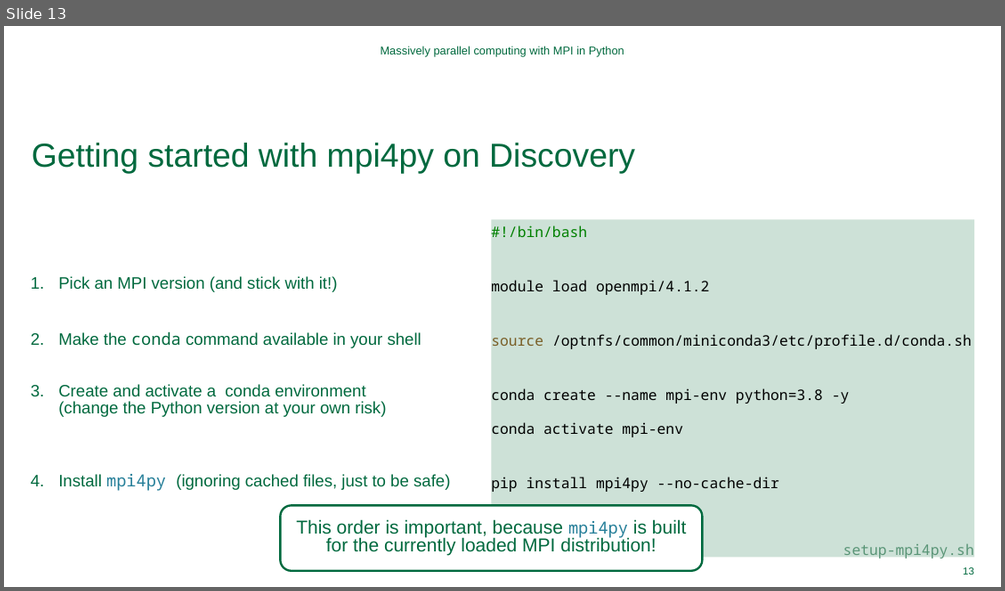
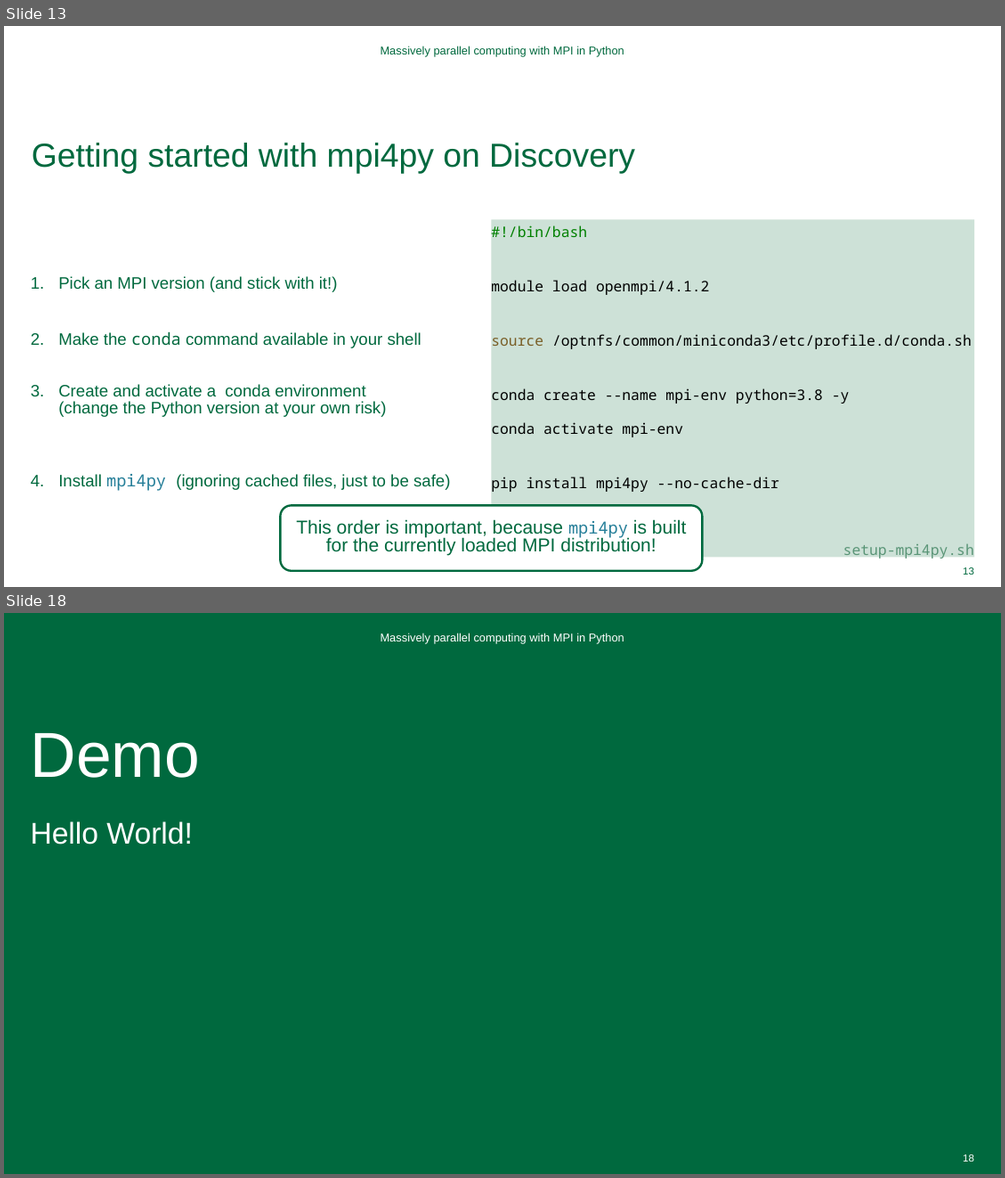
Before and after one commit to Dartmouth-Libraries/distributed-computing-with-python-and-mpi, a slide deck: ppt/Distributed-Computing-with-MPI.pptx. Shown one above the other, each under a label of ours: slide 13 before the commit, slides 13 and 18 after it; the slides between them are not shown. The pictures are 1005x591 and 1005x1178 pixels, drawn with LibreOffice and Linux fonts; fonts in the diff are those of the drawing; background and template pictures are left out. Boxes give left, top, right and bottom in pixels: in the first picture for what was removed or moved away, otherwise in the second. Text is boxed around its words. In the diff, an @@ line names an element or a change of style, - is before the commit and + after.

```diff
--- a/ppt/Distributed-Computing-with-MPI.pptx
+++ b/ppt/Distributed-Computing-with-MPI.pptx
@@ slide 18 added at (4,613,1001,1174), background #FFFFFF @@
@@ rectangle added at (4,613,1001,1174), fill #00693E @@
@@ text added at (380,633,624,643), 11 pt, text #FFFFFF @@
+Massively parallel computing with MPI in Python
@@ title added at (31,733,200,778), 61.2 pt, text #FFFFFF @@
+Demo
@@ text added at (31,821,193,844), 28.8 pt, text #FFFFFF @@
+Hello World!
@@ page number added at (963,1154,974,1161), 9.8 pt, text #FFFFFF @@
+18
```
Also in this commit, not shown: 12 slides changed, 8 other slides added.
